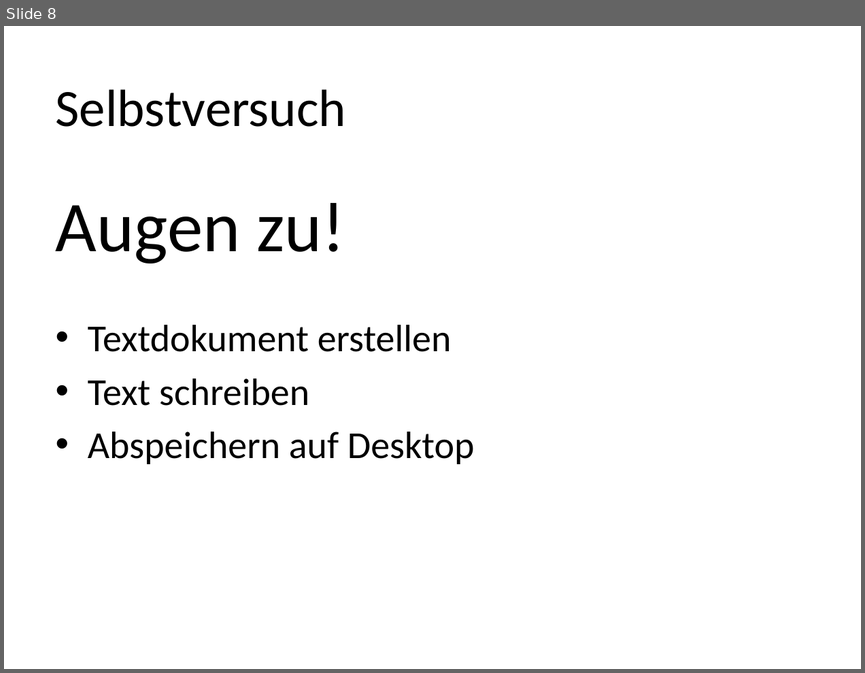
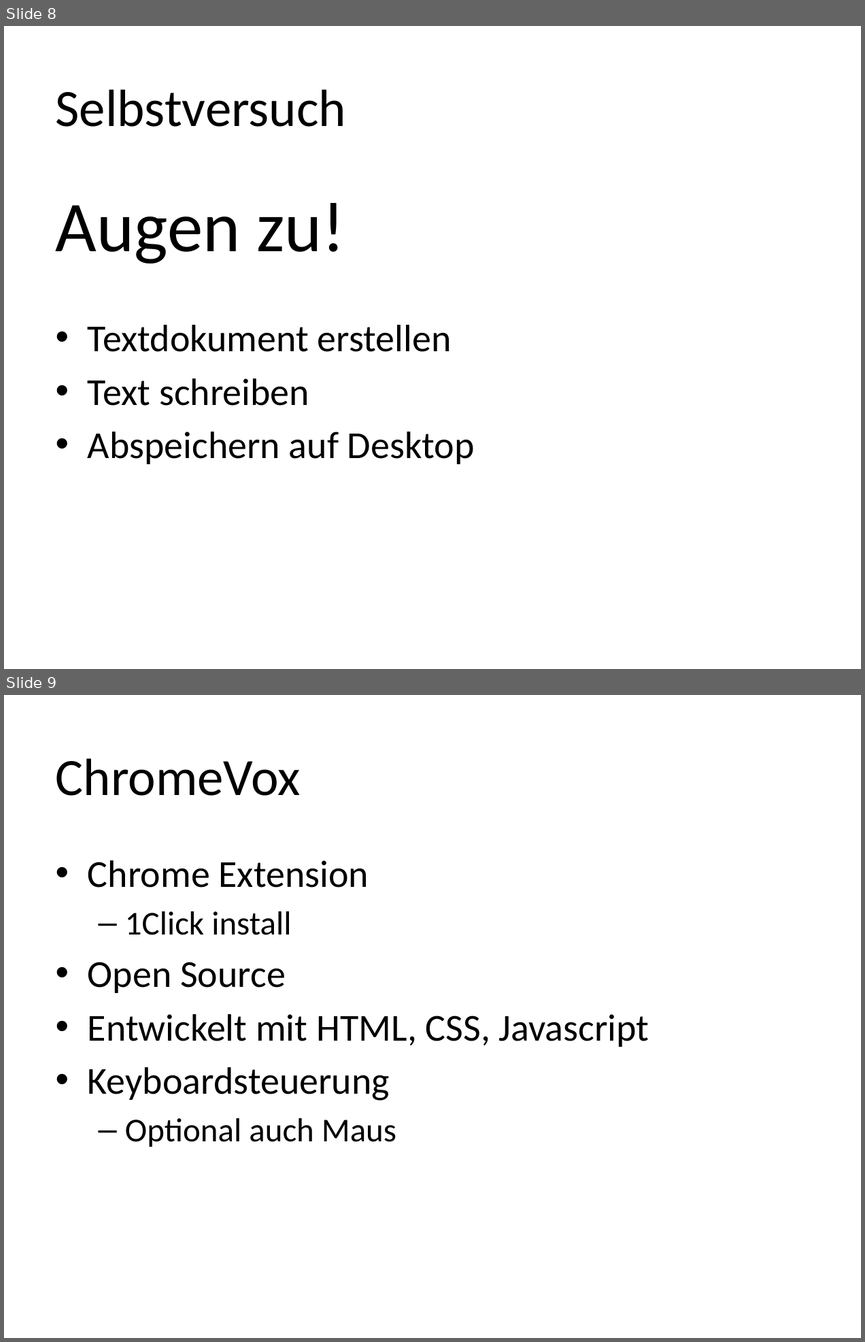
Before and after one commit to Capoot/hci, a slide deck: screenreader.pptx. Shown one above the other, each under a label of ours: slide 8 before the commit, slides 8 and 9 after it. The pictures are 865x673 and 865x1342 pixels, drawn with LibreOffice and Linux fonts; fonts in the diff are those of the drawing. Boxes give left, top, right and bottom in pixels: in the first picture for what was removed or moved away, otherwise in the second. Text is boxed around its words. In the diff, an @@ line names an element or a change of style, - is before the commit and + after.

Commit message:
added some chromevox

```diff
--- a/screenreader.pptx
+++ b/screenreader.pptx
@@ slide 9 added at (4,695,861,1338), background #FFFFFF @@
@@ title added at (56,758,300,796), 44 pt, text #000000 @@
+ChromeVox
@@ text added at (88,860,649,1147), 32 pt, text #000000 @@
+• Chrome Extension
+  – 1Click install
+• Open Source
+• Entwickelt mit HTML, CSS, Javascript
+• Keyboardsteuerung
+  – Optional auch Maus
```
Also in this commit, not shown: 2 other slides added.
